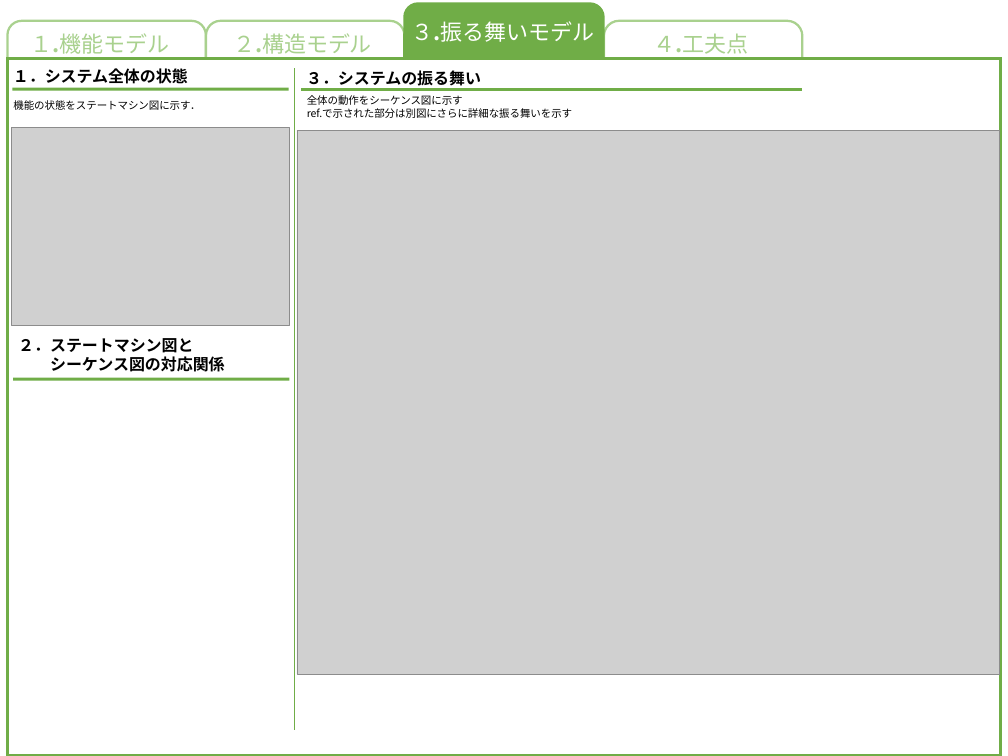
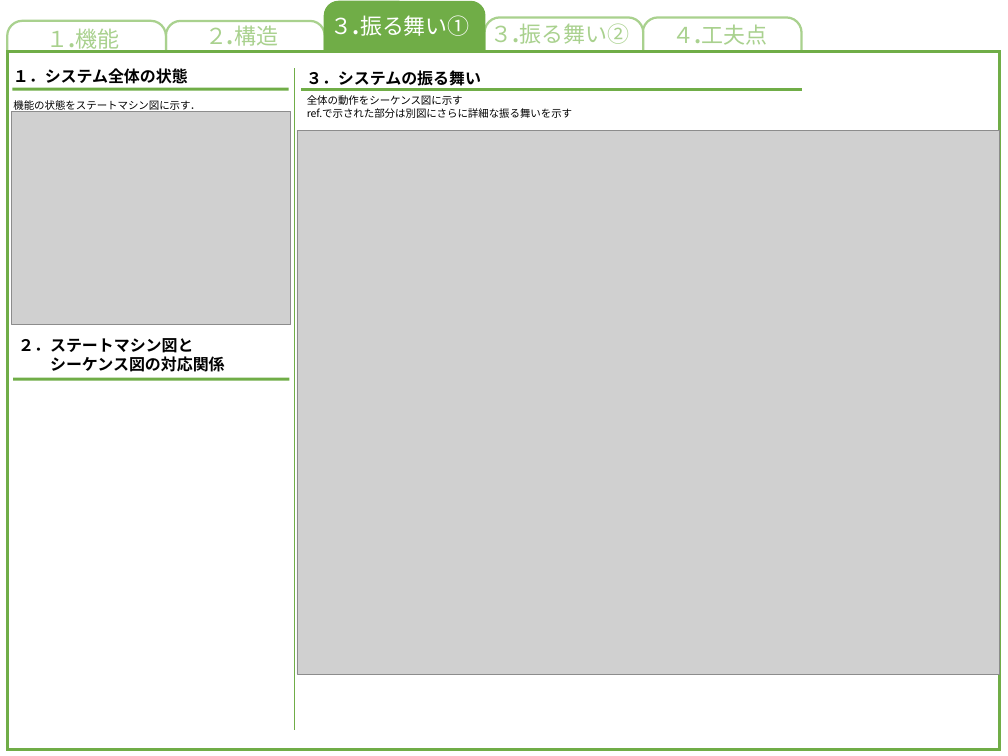
Before and after one commit to akita-lab-2019/model, a slide deck: slide 1 of PowerPoint/振る舞いモデル.pptx (slide 4 before the commit). Drawn at 1008x756 pixels with LibreOffice and Linux fonts; fonts in the diff are those of the drawing; grey boxes stand for pictures. Boxes give left, top, right and bottom in pixels: in the first picture for what was removed or moved away, otherwise in the second. Text is boxed around its words. In the diff, an @@ line names an element or a change of style, - is before the commit and + after.

Commit message:
fix: 振る舞いモデル

```diff
--- a/PowerPoint/振る舞いモデル.pptx
+++ b/PowerPoint/振る舞いモデル.pptx
@@ rounded rectangle: place and size @@
-rounded rectangle at box(7, 21, 206, 106)
+rounded rectangle at box(7, 21, 166, 112)
@@ text at box(47, 28, 120, 53): text changed @@
-１.機能モデル
+１.機能
@@ rounded rectangle: place and size @@
-rounded rectangle at box(206, 21, 405, 129)
+rounded rectangle at box(166, 21, 325, 129)
@@ text at box(205, 25, 278, 46): text changed @@
-２.構造モデル
+２.構造
@@ rounded rectangle: place and size @@
-rounded rectangle at box(405, 4, 603, 100)
+rounded rectangle at box(325, 2, 484, 99)
@@ text added at box(331, 15, 470, 36), 22 pt, text #FFFFFF @@
+３.振る舞い①
@@ rounded rectangle added at box(485, 17, 643, 108), fill #FFFFFF, outline #A9D18E 2.25 pt @@
@@ text at box(491, 20, 630, 44): text changed; text colour #FFFFFF to #A9D18E @@
-３.振る舞いモデル
+３.振る舞い②
@@ text added at box(494, 16, 633, 42), 22 pt, text #FFFFFF @@
+３.振る舞い②
@@ rounded rectangle: place and size @@
-rounded rectangle at box(604, 21, 803, 112)
+rounded rectangle at box(643, 17, 801, 108)
@@ text "４.工夫点": place and size @@
-text "４.工夫点" at box(653, 33, 748, 54)
+text "４.工夫点" at box(672, 24, 767, 45)
@@ rectangle: place and size @@
-rectangle at box(8, 58, 1000, 756)
+rectangle at box(8, 52, 1000, 750)
@@ picture: place and size @@
-picture at box(12, 127, 290, 325)
+picture at box(12, 112, 291, 325)
```
Also in this commit, not shown: 1 other slide changed, 4 slides removed, 1 other file.
